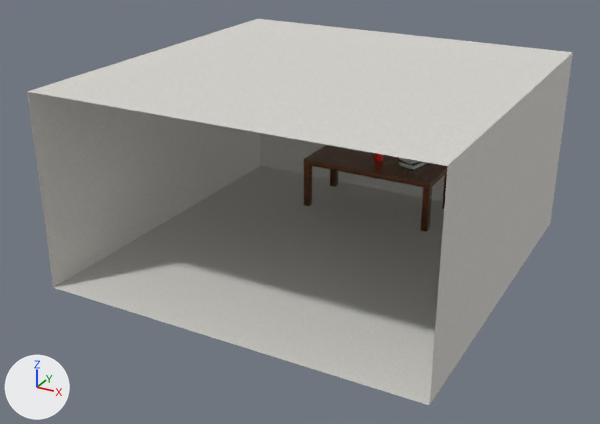
A saved change to the Blender file Render/Cormac Wilson/Render/Stanley Water Bottle_better.blend.
The view is the same before and after, from a 50 mm lens placed at (76.1, -148.4, 82.9), pointed at (-2.4, -5.7, 11.6). The axes (+X, +Y, +Z) are drawn at lower left. The lights are the same throughout. The picture after the commit comes second.

In view in the first picture: 'Room', 'Table' and 4 more.
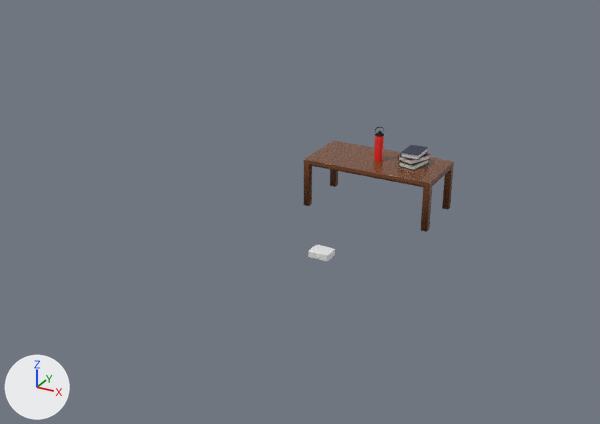
Changed parts and their boxes (x1, y1, x2, y2) in the pictures (600 x 424 px):
```json
{"object": "Room", "change": "deleted", "before": [27, 19, 573, 405]}
{"object": "Lockbox", "change": "added", "after": [308, 245, 335, 261]}
```

Edits to the scene script, one JSON object a line:
```json
{"op": "add", "block": "me_cube_007", "code": ["me_cube_007 = bpy.data.meshes.new('Cube.007')", "me_cube_007.from_pydata(...)  # 1164 vertices, 1092 faces; spans x -1.0..1.0, y -1.11..1.0, z -1.0..0.94"]}
{"op": "remove", "block": "ob_room", "code": ["ob_room = bpy.data.objects.new('Room', me_cube)", "ob_room.location = (0.0, 0.0, 0.0)"]}
{"op": "add", "block": "ob_lockbox", "code": ["ob_lockbox = bpy.data.objects.new('Lockbox', me_cube_007)", "ob_lockbox.location = (0.0, 0.0, 0.0)", "ob_lockbox.scale = (2.48, 1.96, 0.865)"]}
```
